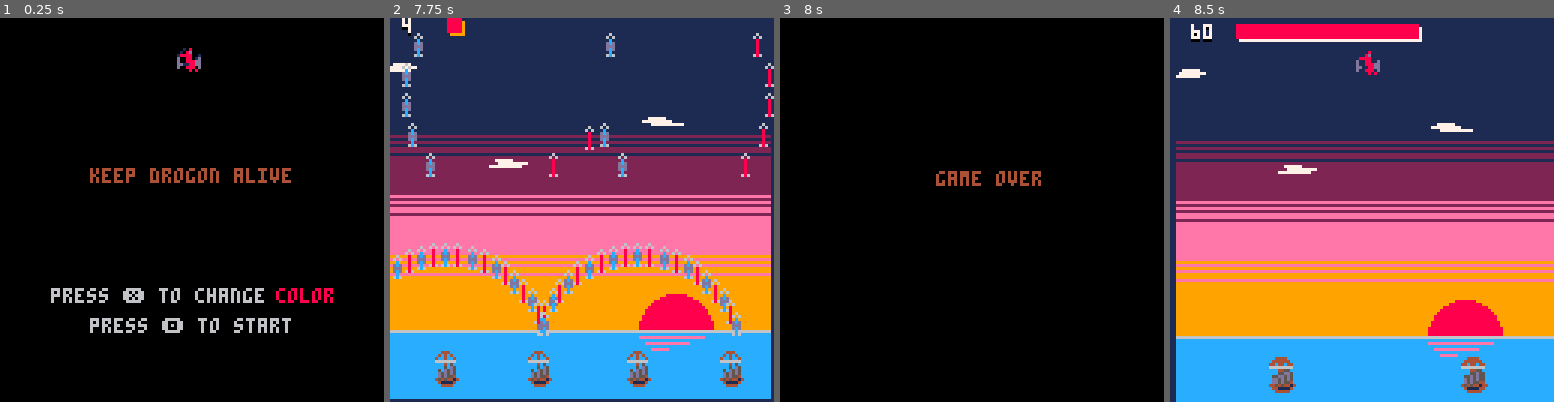
Above: before the commit, frames 1-4 (left to right).
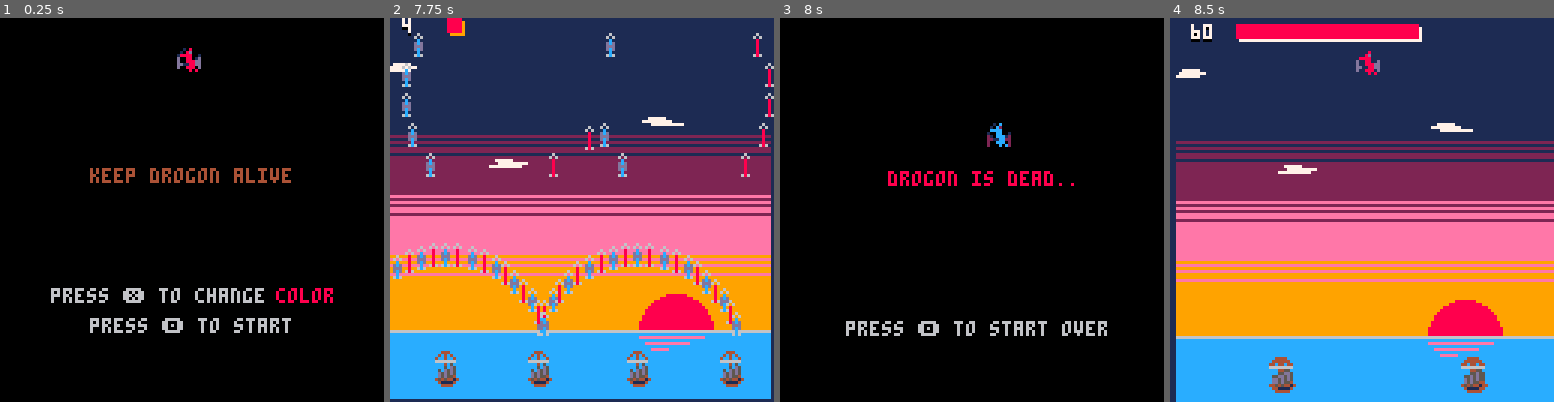
Above: after the commit, the same moments.

Repository: HuangJunye/Keep-Drogon-alive
Game: PICO-8 cartridge keep-drogon-alive.p8
Same seed, same stepped clock (60 frames per second), same inputs: the game is played once before the commit and once after it.
Inputs:
- Up to frame 1 (0.25 s): no input
- Up to frame 2 (7.75 s): tap O (Z key) at 0.33, 0.7, 1.43, 2.22, 3.1, 3.98, 4.87, 5.75, 6.63, 7.52 s; tap X (X key) at 1.07, 2.07, 2.4, 2.73, 3.07, 3.4, 3.73, 4.07, 4.4, 4.73, 5.07, 5.4, 5.73, 6.07, 6.4, 6.73, 7.07, 7.4, 7.73 s; hold Left 1.97-2.37 s; hold Right 2.87-3.53 s; hold Right 4.13-4.53 s; hold Left 5.13-5.8 s; hold Left 6.23-6.63 s; hold Right from 7.13 s (still down)
- Up to frame 3 (8 s): release Right at 7.8 s
- Up to frame 4 (8.5 s): tap X (X key) at 8.07, 8.4 s; tap O (Z key) at 8.4 s; hold Right from 8.4 s (still down)

Frames 1-2 are identical in both runs. In frame 3, 2.2% of the frame differs, in the area x 17-86%, y 27-83%; in frame 4, nothing differs.

Commit message:
modify game over and win scene

Diff:
--- a/keep-drogon-alive.p8
+++ b/keep-drogon-alive.p8
@@ -454,6 +454,9 @@
 end
 
 function update_death()
+  -- add gravity
+  drogon.dy+=0.1
+  drogon.y+=drogon.dy
   if btn(4) then
      scene = "title"
      sfx(-1)
@@ -464,8 +467,13 @@
 
 function draw_death()
   cls()
-  music(8)
-  print("game over",50,50,4)
+  if drogon.blue then
+    spr(drogon.sp+16,drogon.x,drogon.y)
+  else
+    spr(drogon.sp,drogon.x,drogon.y)
+  end
+  print("drogon is dead..",34,50,8)
+  print("press 🅾️ to start over",20,100,6)
 end
 
 function update_win()
@@ -473,7 +481,9 @@
 
 function draw_win()
   cls()
-  print("you win",50,50,4)
+  print("dracarys!",48,50,9)
+  print("you win!",50,60,9)
+  print("press 🅾️ to start over",20,100,6)
 end
 
 -- handy functions
